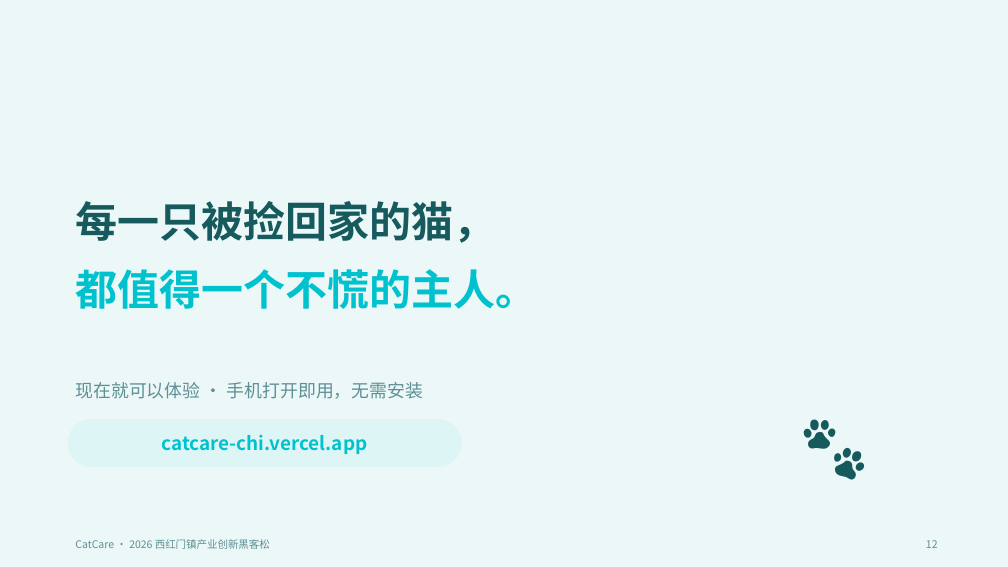
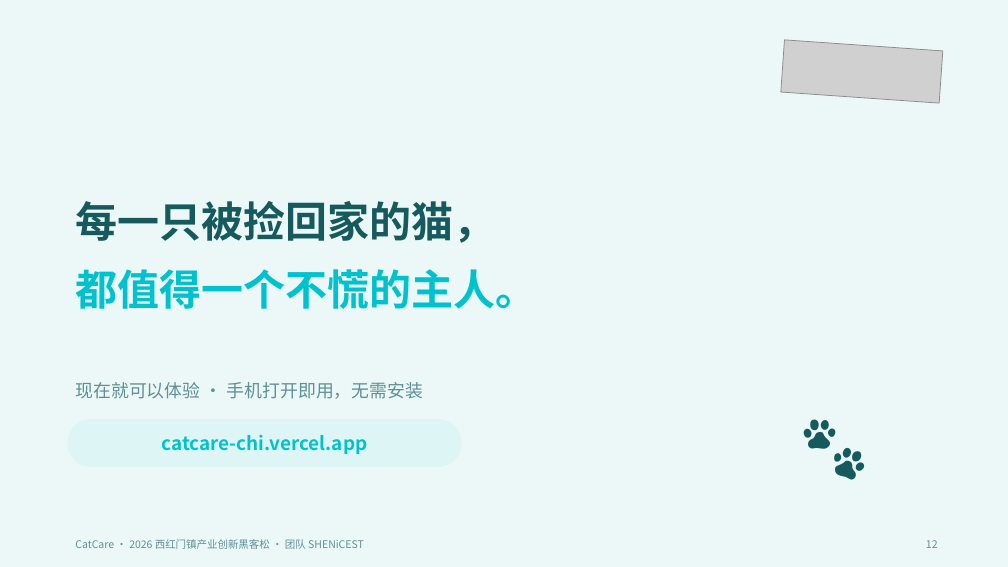
Before and after one commit to yumuyou/catcare, a slide deck: slide 12 of CatCare产品介绍_用户视角.pptx. Drawn at 1008x567 pixels with LibreOffice and Linux fonts; fonts in the diff are those of the drawing; grey boxes stand for pictures. Boxes give left, top, right and bottom in pixels: in the first picture for what was removed or moved away, otherwise in the second. Text is boxed around its words. In the diff, an @@ line names an element or a change of style, - is before the commit and + after.

```diff
--- a/CatCare产品介绍_用户视角.pptx
+++ b/CatCare产品介绍_用户视角.pptx
@@ picture added at (x1=781, y1=40, x2=943, y2=103) @@
@@ text at (x1=75, y1=539, x2=364, y2=549): text changed @@
-CatCare · 2026 西红门镇产业创新黑客松
+CatCare · 2026 西红门镇产业创新黑客松 · 团队 SHENiCEST
```
Also in this commit, not shown: 1 other slide changed.
